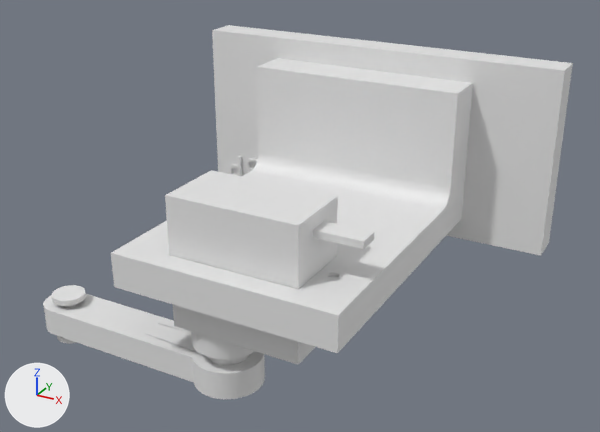
Two versions of the glTF model sp_av_v6_bundle/examples/v8_demo/out/servo_mount_v1.glb, one commit apart.
Before and after are seen from a 50 mm lens placed at (62.0, -145.6, 63.1), pointed at (-2.6, -28.1, 4.4). The lights are fixed; the arrows at lower left show +X, +Y and +Z. The picture after the commit comes second.

Objects in the first picture: 'arm', 'base', 'cradle', 'horn', 'servo', 'weight'.
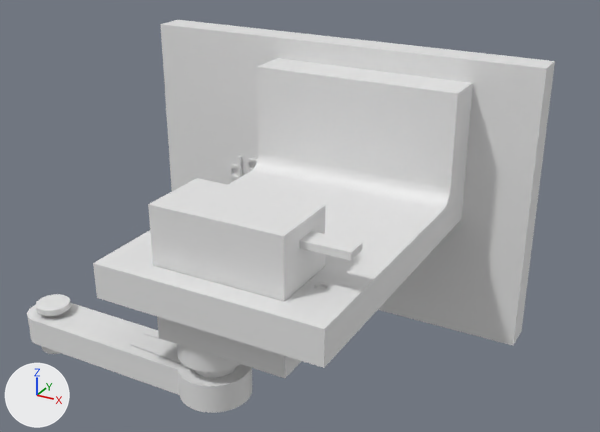
What the commit changed:
me_base is used by ob_base; location (0.0, 0.0, 0.0).
me_base had 1082 vertices, 2160 faces and spanned x -35.0..35.0, y -6.6..0.0, z -4.0..30.0.
me_base now has 1082 vertices, 2160 faces and spans x -48.0..32.0, y -6.6..0.0, z -24.0..30.0.
me_base part 1: 121 of 1082 vertices moved; they spanned x -35.0..35.0, y -6.0..0.0, z -4.0..30.0 and now span x -48.0..32.0, y -6.0..0.0, z -24.0..30.0; mean shift (-0.5, 0.0, -0.7); largest move (35.0, -6.0, 30.0) -> (32.0, -6.0, -24.0).
me_cradle is used by ob_cradle; location (0.0, 0.0, 0.0).
me_cradle had 1070 vertices, 2148 faces and spanned x -19.7..19.7, y -58.0..-6.0, z 0.0..26.0.
me_cradle now has 1070 vertices, 2148 faces and spans x -19.7..19.7, y -62.0..-6.0, z 0.0..26.0.
me_cradle part 2: 353 of 1070 vertices moved; they spanned x -19.7..19.7, y -58.0..-14.0, z 0.0..8.8 and now span x -19.7..19.7, y -62.0..-14.0, z 0.0..8.8; mean shift (0.0, -3.9, 0.0); largest move (-19.7, -17.0, 6.0) -> (14.4, -52.7, 6.0).
me_servo is used by ob_servo; location (0.0, 0.0, 0.0).
me_servo had 704 vertices, 1412 faces and spanned x -16.1..19.4, y -54.1..-41.9, z -14.0..15.9.
me_servo now has 704 vertices, 1412 faces and spans x -16.1..19.4, y -58.1..-45.9, z -14.0..15.9.
me_servo part 3: the whole mesh is moved by (0.0, -4.0, 0.0).
me_arm is used by ob_arm; location (0.0, 0.0, 0.0).
me_arm had 688 vertices, 1380 faces and spanned x -45.3..0.7, y -54.0..-42.0, z -18.4..-13.4.
me_arm now has 688 vertices, 1380 faces and spans x -45.3..0.7, y -58.0..-46.0, z -18.4..-13.4.
me_arm part 4: the whole mesh is moved by (0.0, -4.0, 0.0).
me_weight is used by ob_weight; location (0.0, 0.0, 0.0).
me_weight had 504 vertices, 1004 faces and spanned x -43.3..-37.3, y -51.0..-45.0, z -20.4..-11.4.
me_weight now has 504 vertices, 1004 faces and spans x -43.3..-37.3, y -55.0..-49.0, z -20.4..-11.4.
me_weight part 5: the whole mesh is moved by (0.0, -4.0, 0.0).

Location of each change, (x1, y1, x2, y2) in pixels of the pictures (600 x 432 px; the box of a moved part takes in the faces that stretch with it):
'cradle', reshaped
    before: (111, 58, 473, 353)
    after: (93, 58, 473, 368)
'base', reshaped (9% wider, 41% taller)
    before: (212, 25, 573, 256)
    after: (161, 20, 555, 345)
'servo', moved
    before: (165, 170, 374, 365)
    after: (148, 178, 363, 378)
'arm', moved
    before: (43, 294, 265, 399)
    after: (27, 303, 252, 413)
'weight', moved
    before: (52, 285, 86, 344)
    after: (36, 294, 71, 354)
part 2 of me_cradle, moved or reshaped
    before: (111, 152, 461, 353)
    after: (93, 152, 461, 368)
